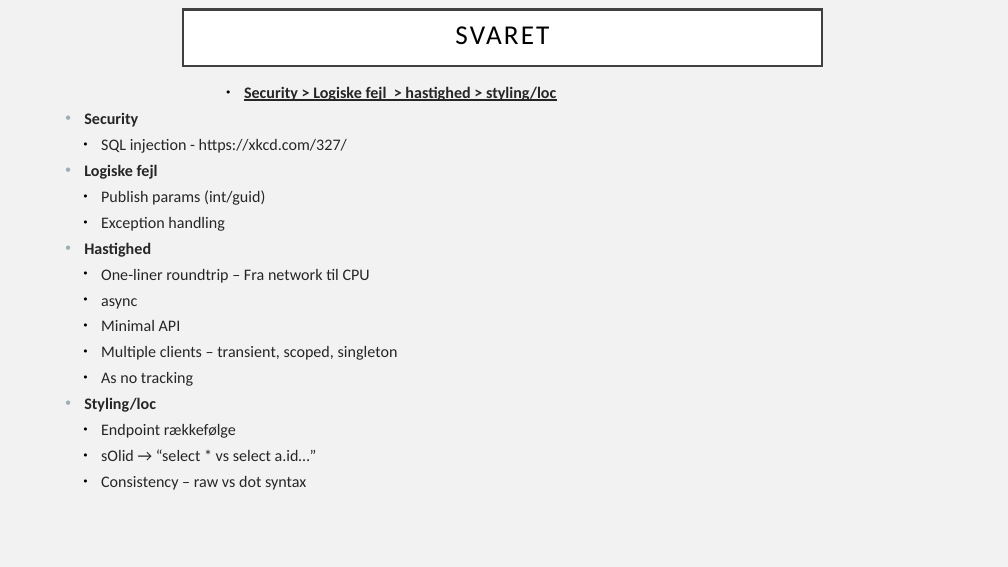
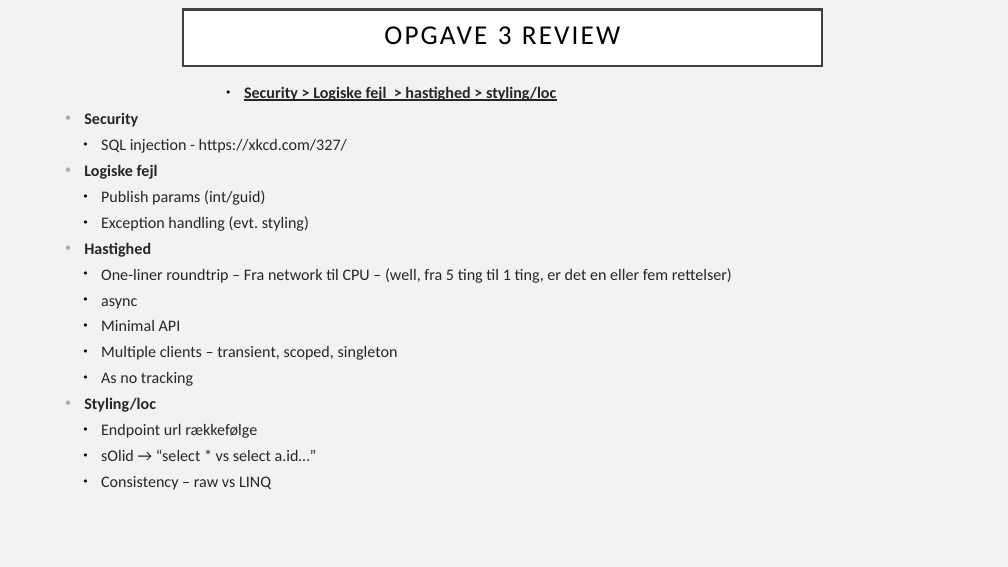
Before and after one commit to Grumlebob/JobInterviewRitzau, a slide deck: slide 6 of Ritzau.odp. Drawn at 1008x567 pixels with LibreOffice and Linux fonts; fonts in the diff are those of the drawing. Boxes give left, top, right and bottom in pixels: in the first picture for what was removed or moved away, otherwise in the second. Text is boxed around its words. In the diff, an @@ line names an element or a change of style, - is before the commit and + after.

Commit message:
opgave 1 og hyperlinks

```diff
--- a/Ritzau.odp
+++ b/Ritzau.odp
@@ title at (384,26,620,45): text changed @@
-SVARET
+OPGAVE 3 REVIEW
@@ text at (101,216,309,231): text changed @@
-  ● Exception handling
+  ● Exception handling (evt. styling)
@@ text at (101,268,732,283): text changed @@
-  ● One-liner roundtrip – Fra network til CPU
+  ● One-liner roundtrip – Fra network til CPU – (well, fra 5 ting til 1 ting, er det en eller fem rettelser)
@@ text at (101,424,257,438): text changed @@
-  ● Endpoint rækkefølge
+  ● Endpoint url rækkefølge
@@ text at (101,476,271,490): text changed @@
-  ● Consistency – raw vs dot syntax
+  ● Consistency – raw vs LINQ
```
Also in this commit, not shown: 7 other slides changed, 4 slides added, 4 other files.
